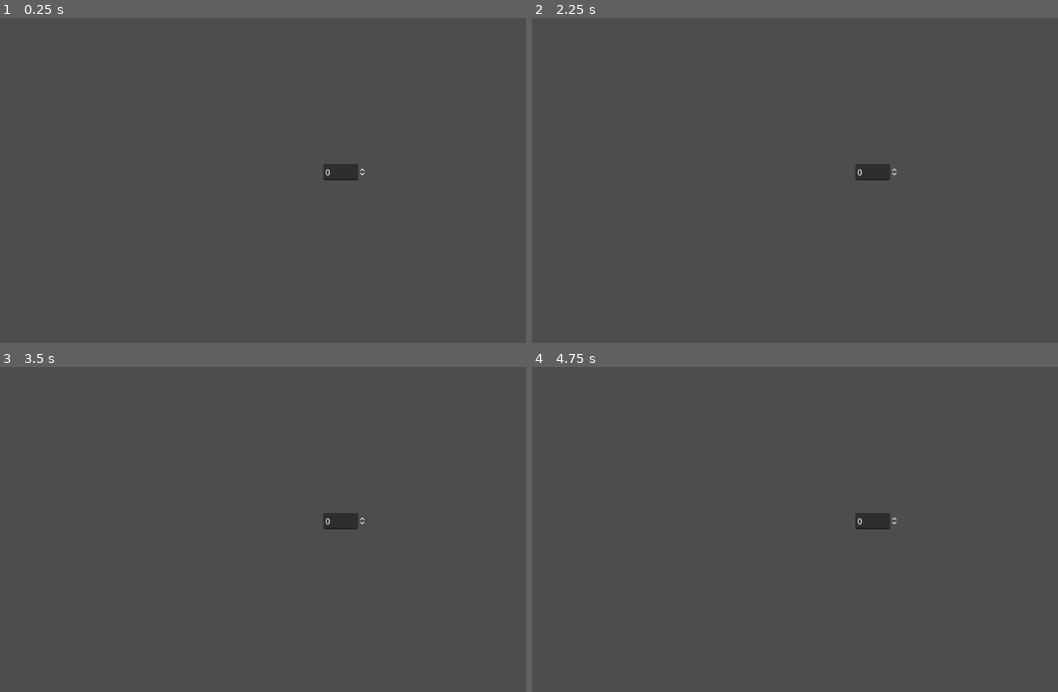
Above: before the commit, frames 1-4 (two rows, left to right).
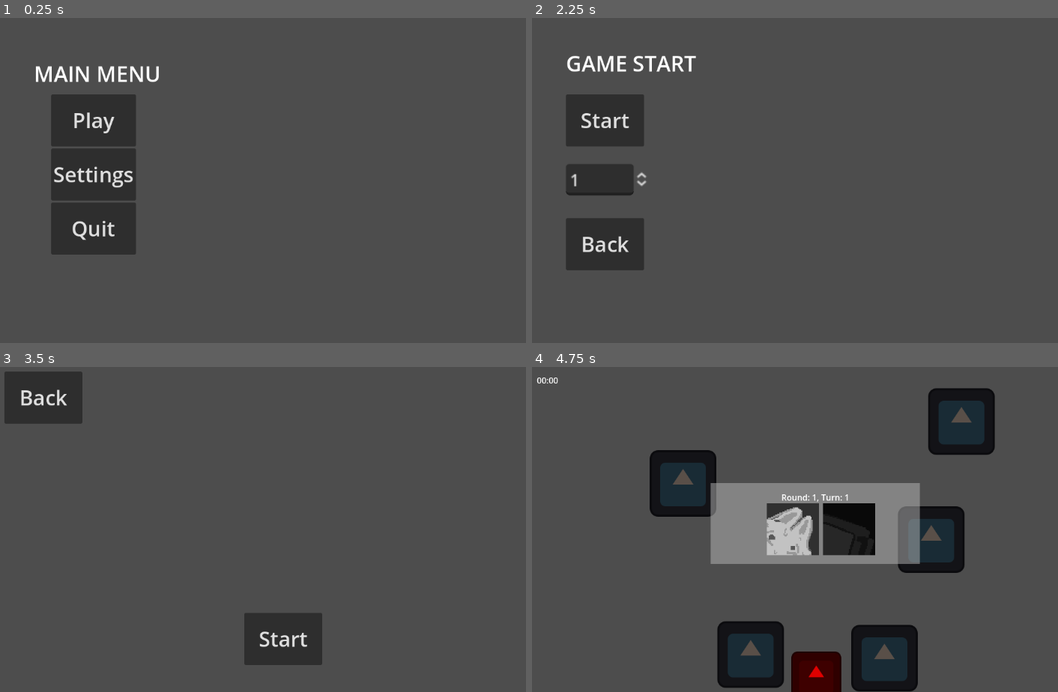
Above: after the commit, the same moments.

Repository: StickyBeacon/chasebox
Game: Godot game, scene res://spaces/main_menu.tscn
Two runs of this game, one before a commit and one after it. Both use one fixed random seed, a clock stepped at 60 frames per second and the inputs below. This scene is started directly instead of the project's main scene. The engine's default icon, where the game draws it, is replaced by a stand-in: a white triangle on a blue panel in a dark square.
Inputs (mouse positions are in pixels of both pictures, inside the frame that each line leads up to):
- Up to frame 1 (0.25 s): no input
- Up to frame 2 (2.25 s): click (626, 174) at 0.5 s, where only the run after the commit has a clickable "Settings"; click (621, 245) at 1.25 s, where only the run after the commit has a clickable "Back"; click (626, 122) at 2 s, where only the run after the commit has a clickable "Play"
- Up to frame 3 (3.5 s): click (73, 471) at 2.75 s, where only the run after the commit has a clickable "Start"
- Up to frame 4 (4.75 s): click (816, 640) at 3.5 s, where only the run after the commit has a clickable "Start"; tap Enter at 4.25 s; hold Tab (ui_focus_next) from 4.28 s (still down)

The runs differ from the first frame. In frame 1, 8.5% of the frame differs, in the area x 6-70%, y 14-73%; in frame 2, 6.7%; in frame 3, 5.0%; in frame 4, 22%, in the area x 0-89%, y 3-100%.

Commit message:
BasicStartMenu

Diff:
--- /dev/null
+++ b/managers/globals/game_settings.gd
@@ -0,0 +1,15 @@
+extends Node
+
+var rounds :int= 3:
+	set(round):
+		rounds = round
+
+var gamemode_list :Array= [Utils.GameMode.Hunter]
+
+
+func add_gamemode(gamemode :Utils.GameMode):
+	gamemode_list.append(gamemode)
+
+
+func clear_gamemodes():
+	gamemode_list.clear()
--- a/managers/player_manager.gd
+++ b/managers/globals/player_manager.gd
@@ -10,21 +10,20 @@
 		return
 	elif not player_id in [1,2,3,4]:
 		printerr("%s: %s is geen geldig playerid" % [name, player_id])
+		return
 
 	var new_player :Player = player_scene.instantiate()
 	new_player.player_id = player_id
 	new_player.enabled = false
 	# Insert hier extra dingen met de items en andere options (handicaps?)
-	%PlayerNode.add_child(new_player)
-	#TODO waar moeten de spelers naartoe als ze sterven?
-	new_player.position = Vector2(0,0)
 	player_dict[player_id] = new_player
 
 
 
 func clear_players():
-	for player:Player in %PlayerNode.get_children():
-		player.queue_free()
+	for child in get_children():
+		queue_free()
+
 	player_dict = {}
 
 
@@ -47,3 +46,13 @@
 func reset_players():
 	for id in player_dict:
 		player_dict[id].velocity = Vector2.ZERO
+
+
+func spawn_players():
+	for player in player_dict.values():
+		add_child(player)
+		player.position = Vector2(0,0)
+
+
+func is_empty():
+	return player_dict.is_empty()
--- a/managers/map_manager.gd
+++ b/managers/non_globals/map_manager.gd
@@ -23,7 +23,7 @@
 func spawn_players(team_dict):
 	for id in team_dict[Utils.Team.Chaser] + team_dict[Utils.Team.Runner]:
 		var team = Utils.Team.Chaser if id in team_dict[Utils.Team.Chaser] else Utils.Team.Runner
-		var player :Player= %PlayerManager.get_player(id)
+		var player :Player= PlayerManager.get_player(id)
 		player.team = team
 		player.global_position = _current_map.get_spawn(team)
 
--- a/managers/round_manager.gd
+++ b/managers/non_globals/round_manager.gd
@@ -3,7 +3,7 @@
 
 var _turn_count:int = 0
 var _round_count:int = 0
-var _max_round_count :int= 2
+@onready var _max_round_count :int= GameSettings.rounds
 var _turn_order = []
 # de spelers die gekozen worden, worden hierin toegevoegd. standaard op 1 en 2
 var _chosen_players = []
@@ -14,9 +14,10 @@
 
 func _input(event: InputEvent) -> void: #TODO temporary match start shortcut
 	if event.is_action_pressed("ui_focus_next"):
-		_chosen_players = [1,2]
-		for id in _chosen_players:
-			%PlayerManager.add_player(id)
+		if PlayerManager.is_empty():
+			_chosen_players = [1,2]
+			for id in _chosen_players:
+				PlayerManager.add_player(id)
 		start_game()
 
 
@@ -31,6 +32,7 @@
 	#TODO inladen van UI en characters op basis van de gekozen spelers
 	print("%s: Starting game" % name)
 	# Reset alle in-game-bepaalde waarden
+	PlayerManager.spawn_players()
 	_reset_values()
 	_initialize_values()
 	# Shuffle turn order voor dit spel
@@ -58,7 +60,7 @@
 func _next_turn():
 	_turn_count += 1
 	print("%s: turn %s round %s" % [name, _turn_count, _round_count])
-	%PlayerManager.reset_players()
+	PlayerManager.reset_players()
 	_clear_turn()
 	#Als alle turns voorbij zijn, begin nieuwe "ronde"
 	if _turn_count > _turn_order.size():
@@ -99,13 +101,13 @@
 
 	# TODO maak maps bruh
 	# Initialize player variables based on team
-	%PlayerManager.toggle_all_players(false)
+	PlayerManager.toggle_all_players(false)
 	%MapManager.spawn_players(_team_dict)
 	# Game starts
 	await _wait(.3) #TODO maak het hier duidelijk wie waar spawnt? idk man
 	%TimerManager.start_timer()
 
-	%PlayerManager.toggle_all_players(true)
+	PlayerManager.toggle_all_players(true)
 
 
 func _reset_values():
@@ -118,7 +120,7 @@
 
 func _initialize_values():
 	for player_id in _chosen_players:
-		var player :Player = %PlayerManager.get_player(player_id)
+		var player :Player = PlayerManager.get_player(player_id)
 		%TimerManager.add_player(player_id)
 		if !player.player_died.is_connected(on_player_died):
 			player.player_died.connect(on_player_died)
@@ -126,7 +128,7 @@
 
 
 func on_player_died(player_id):
-	var player :Player= %PlayerManager.get_player(player_id)
+	var player :Player= PlayerManager.get_player(player_id)
 	_team_dict[player.team].erase(player_id)
 	if player.team == Utils.Team.Runner:
 		%TimerManager.add_player_time(player_id)
@@ -160,14 +162,14 @@
 	get_tree().paused = true
 	await _wait(.2)
 	get_tree().paused = false
-	%PlayerManager.toggle_all_players(false)
+	PlayerManager.toggle_all_players(false)
 	%TimerManager.reset_timer()
 	_next_turn()
 
 
 func _end_game():
 	#TODO end game. show score. show total time. Options: menu, again
-	%PlayerManager.toggle_all_players(false)
+	PlayerManager.toggle_all_players(false)
 
 	%TimerManager.display_end_scores()
 	%EndScreen.visible = true
--- a/project.godot
+++ b/project.godot
@@ -14,6 +14,11 @@
 run/main_scene="res://spaces/arena.tscn"
 config/features=PackedStringArray("4.3", "Forward Plus")
 config/icon="res://icon.svg"
+
+[autoload]
+
+PlayerManager="*res://managers/globals/player_manager.gd"
+GameSettings="*res://managers/globals/game_settings.gd"
 
 [display]
 
--- a/spaces/arena.tscn
+++ b/spaces/arena.tscn
@@ -1,10 +1,9 @@
-[gd_scene load_steps=9 format=3 uid="uid://gu2dwpe4sb72"]
+[gd_scene load_steps=8 format=3 uid="uid://gu2dwpe4sb72"]
 
-[ext_resource type="Script" path="res://managers/timer_manager.gd" id="1_7i13x"]
-[ext_resource type="Script" path="res://managers/round_manager.gd" id="1_pny5p"]
-[ext_resource type="Script" path="res://managers/player_manager.gd" id="2_23jyq"]
-[ext_resource type="Script" path="res://managers/ingame_ui_manager.gd" id="3_ajy73"]
-[ext_resource type="Script" path="res://managers/map_manager.gd" id="5_571it"]
+[ext_resource type="Script" path="res://managers/non_globals/timer_manager.gd" id="1_7i13x"]
+[ext_resource type="Script" path="res://managers/non_globals/round_manager.gd" id="1_pny5p"]
+[ext_resource type="Script" path="res://managers/non_globals/ingame_ui_manager.gd" id="3_ajy73"]
+[ext_resource type="Script" path="res://managers/non_globals/map_manager.gd" id="5_571it"]
 [ext_resource type="PackedScene" uid="uid://dosdfkupctoop" path="res://ui/turn_indicator.tscn" id="6_duwty"]
 [ext_resource type="PackedScene" uid="uid://bum10leeftxjx" path="res://ui/end_screen_list.tscn" id="7_1q6bt"]
 
@@ -27,10 +26,6 @@
 unique_name_in_owner = true
 process_mode = 3
 script = ExtResource("1_pny5p")
-
-[node name="PlayerManager" type="Node" parent="Managers"]
-unique_name_in_owner = true
-script = ExtResource("2_23jyq")
 
 [node name="IngameUIManager" type="Node" parent="Managers"]
 unique_name_in_owner = true
--- /dev/null
+++ b/spaces/main_menu.gd
@@ -0,0 +1,34 @@
+extends Node2D
+
+const ARENA_SCENE = preload("res://spaces/arena.tscn")
+# Dit script zal zorgen voor welke UI's wanneer actief zijn
+@onready var _current_ui :Control = %MainMenu:
+	set(new_ui):
+		if new_ui == null:
+			printerr("This is null")
+			return
+		_current_ui.visible = false
+		_current_ui = new_ui
+		_current_ui.visible = true
+
+
+func _ready() -> void:
+	for child in $CanvasLayer.get_children():
+		child.visible = false
+	%MainMenu.visible = true
+
+
+func change_menu(node_name:StringName):
+	_current_ui = %CanvasLayer.find_child(node_name)
+	pass
+
+
+func _on_quit_button_button_up() -> void:
+	print("bai bai!")
+	get_tree().quit()
+
+
+func _on_real_start_button_up() -> void:
+	#PlayerManager.add_player(0)
+	GameSettings.rounds = %RoundCount.value
+	get_tree().change_scene_to_packed(ARENA_SCENE)
--- a/spaces/main_menu.tscn
+++ b/spaces/main_menu.tscn
@@ -1,10 +1,170 @@
-[gd_scene format=3 uid="uid://52rj3hhib524"]
+[gd_scene load_steps=2 format=3 uid="uid://52rj3hhib524"]
+
+[ext_resource type="Script" path="res://spaces/main_menu.gd" id="1_jiwr8"]
 
 [node name="Menu" type="Node2D"]
+script = ExtResource("1_jiwr8")
 
 [node name="CanvasLayer" type="CanvasLayer" parent="."]
+unique_name_in_owner = true
 
 [node name="StartGame" type="Control" parent="CanvasLayer"]
+unique_name_in_owner = true
+visible = false
+layout_mode = 3
+anchors_preset = 4
+anchor_top = 0.5
+anchor_bottom = 0.5
+offset_top = -20.0
+offset_right = 40.0
+offset_bottom = 20.0
+grow_vertical = 2
+
+[node name="BackButton" type="Button" parent="CanvasLayer/StartGame"]
+custom_minimum_size = Vector2(150, 100)
+layout_mode = 1
+anchors_preset = 8
+anchor_left = 0.5
+anchor_top = 0.5
+anchor_right = 0.5
+anchor_bottom = 0.5
+offset_left = 77.0
+offset_top = 84.0
+offset_right = 227.0
+offset_bottom = 184.0
+grow_horizontal = 2
+grow_vertical = 2
+theme_override_font_sizes/font_size = 40
+text = "Back"
+
+[node name="StartButton" type="Button" parent="CanvasLayer/StartGame"]
+custom_minimum_size = Vector2(150, 100)
+layout_mode = 1
+anchors_preset = 8
+anchor_left = 0.5
+anchor_top = 0.5
+anchor_right = 0.5
+anchor_bottom = 0.5
+offset_left = 77.0
+offset_top = -154.0
+offset_right = 227.0
+offset_bottom = -54.0
+grow_horizontal = 2
+grow_vertical = 2
+theme_override_font_sizes/font_size = 40
+text = "Start"
+
+[node name="RoundCount" type="SpinBox" parent="CanvasLayer/StartGame"]
+unique_name_in_owner = true
+layout_mode = 0
+offset_left = 97.0
+offset_right = 180.063
+offset_bottom = 31.0
+scale = Vector2(1.93884, 1.93884)
+min_value = 1.0
+max_value = 20.0
+value = 1.0
+
+[node name="MenuLabel" type="Label" parent="CanvasLayer/StartGame"]
+layout_mode = 0
+offset_left = 97.0
+offset_top = -222.0
+offset_right = 137.0
+offset_bottom = -199.0
+theme_override_font_sizes/font_size = 41
+text = "GAME START"
+
+[node name="MainMenu" type="Control" parent="CanvasLayer"]
+unique_name_in_owner = true
+visible = false
+layout_mode = 3
+anchors_preset = 4
+anchor_top = 0.5
+anchor_bottom = 0.5
+grow_vertical = 2
+
+[node name="Label" type="Label" parent="CanvasLayer/MainMenu"]
+layout_mode = 0
+offset_left = 97.0
+offset_top = -222.0
+offset_right = 348.0
+offset_bottom = -165.0
+theme_override_font_sizes/font_size = 41
+text = "MAIN MENU"
+
+[node name="Buttons" type="VBoxContainer" parent="CanvasLayer/MainMenu"]
+layout_mode = 1
+anchors_preset = 8
+anchor_left = 0.5
+anchor_top = 0.5
+anchor_right = 0.5
+anchor_bottom = 0.5
+offset_left = 176.0
+offset_top = -50.5
+offset_right = 246.0
+offset_bottom = 50.5
+grow_horizontal = 2
+grow_vertical = 2
+alignment = 1
+
+[node name="PlayButton" type="Button" parent="CanvasLayer/MainMenu/Buttons"]
+custom_minimum_size = Vector2(150, 100)
+layout_mode = 2
+theme_override_font_sizes/font_size = 40
+text = "Play"
+
+[node name="SettingsButton" type="Button" parent="CanvasLayer/MainMenu/Buttons"]
+custom_minimum_size = Vector2(150, 100)
+layout_mode = 2
+theme_override_font_sizes/font_size = 40
+text = "Settings"
+
+[node name="QuitButton" type="Button" parent="CanvasLayer/MainMenu/Buttons"]
+custom_minimum_size = Vector2(150, 100)
+layout_mode = 2
+theme_override_font_sizes/font_size = 40
+text = "Quit"
+
+[node name="Settings" type="Control" parent="CanvasLayer"]
+unique_name_in_owner = true
+visible = false
+layout_mode = 3
+anchors_preset = 4
+anchor_top = 0.5
+anchor_bottom = 0.5
+offset_top = -20.0
+offset_right = 40.0
+offset_bottom = 20.0
+grow_vertical = 2
+
+[node name="MenuLabel" type="Label" parent="CanvasLayer/Settings"]
+layout_mode = 0
+offset_left = 97.0
+offset_top = -222.0
+offset_right = 348.0
+offset_bottom = -165.0
+theme_override_font_sizes/font_size = 41
+text = "SETTINGS"
+
+[node name="BackButton" type="Button" parent="CanvasLayer/Settings"]
+custom_minimum_size = Vector2(150, 100)
+layout_mode = 1
+anchors_preset = 8
+anchor_left = 0.5
+anchor_top = 0.5
+anchor_right = 0.5
+anchor_bottom = 0.5
+offset_left = 110.0
+offset_top = 84.0
+offset_right = 260.0
+offset_bottom = 184.0
+grow_horizontal = 2
+grow_vertical = 2
+theme_override_font_sizes/font_size = 40
+text = "Back"
+
+[node name="CharacterSelection" type="Control" parent="CanvasLayer"]
+unique_name_in_owner = true
 layout_mode = 3
 anchors_preset = 8
 anchor_left = 0.5
@@ -18,8 +178,45 @@
 grow_horizontal = 2
 grow_vertical = 2
 
-[node name="RoundCount" type="SpinBox" parent="CanvasLayer/StartGame"]
-layout_mode = 0
-offset_left = 97.0
-offset_right = 180.063
-offset_bottom = 31.0
+[node name="StartButton" type="Button" parent="CanvasLayer/CharacterSelection"]
+custom_minimum_size = Vector2(150, 100)
+layout_mode = 1
+anchors_preset = 8
+anchor_left = 0.5
+anchor_top = 0.5
+anchor_right = 0.5
+anchor_bottom = 0.5
+offset_left = -75.0
+offset_top = 172.0
+offset_right = 75.0
+offset_bottom = 272.0
+grow_horizontal = 2
+grow_vertical = 2
+theme_override_font_sizes/font_size = 40
+text = "Start"
+
+[node name="BackButton" type="Button" parent="CanvasLayer/CharacterSelection"]
+custom_minimum_size = Vector2(150, 100)
+layout_mode = 1
+anchors_preset = 8
+anchor_left = 0.5
+anchor_top = 0.5
+anchor_right = 0.5
+anchor_bottom = 0.5
+offset_left = -536.0
+offset_top = -292.0
+offset_right = -386.0
+offset_bottom = -192.0
+grow_horizontal = 2
+grow_vertical = 2
+theme_override_font_sizes/font_size = 40
+text = "Back"
+
+[connection signal="button_up" from="CanvasLayer/StartGame/BackButton" to="." method="change_menu" binds= [&"MainMenu"]]
+[connection signal="button_up" from="CanvasLayer/StartGame/StartButton" to="." method="change_menu" binds= [&"CharacterSelection"]]
+[connection signal="button_up" from="CanvasLayer/MainMenu/Buttons/PlayButton" to="." method="change_menu" binds= [&"StartGame"]]
+[connection signal="button_up" from="CanvasLayer/MainMenu/Buttons/SettingsButton" to="." method="change_menu" binds= [&"Settings"]]
+[connection signal="button_up" from="CanvasLayer/MainMenu/Buttons/QuitButton" to="." method="_on_quit_button_button_up"]
+[connection signal="button_up" from="CanvasLayer/Settings/BackButton" to="." method="change_menu" binds= [&"MainMenu"]]
+[connection signal="button_up" from="CanvasLayer/CharacterSelection/StartButton" to="." method="_on_real_start_button_up"]
+[connection signal="button_up" from="CanvasLayer/CharacterSelection/BackButton" to="." method="change_menu" binds= [&"StartGame"]]
Renamed: managers/utils.gd -> managers/globals/utils.gd
Renamed: managers/ingame_ui_manager.gd -> managers/non_globals/ingame_ui_manager.gd
Renamed: managers/timer_manager.gd -> managers/non_globals/timer_manager.gd
